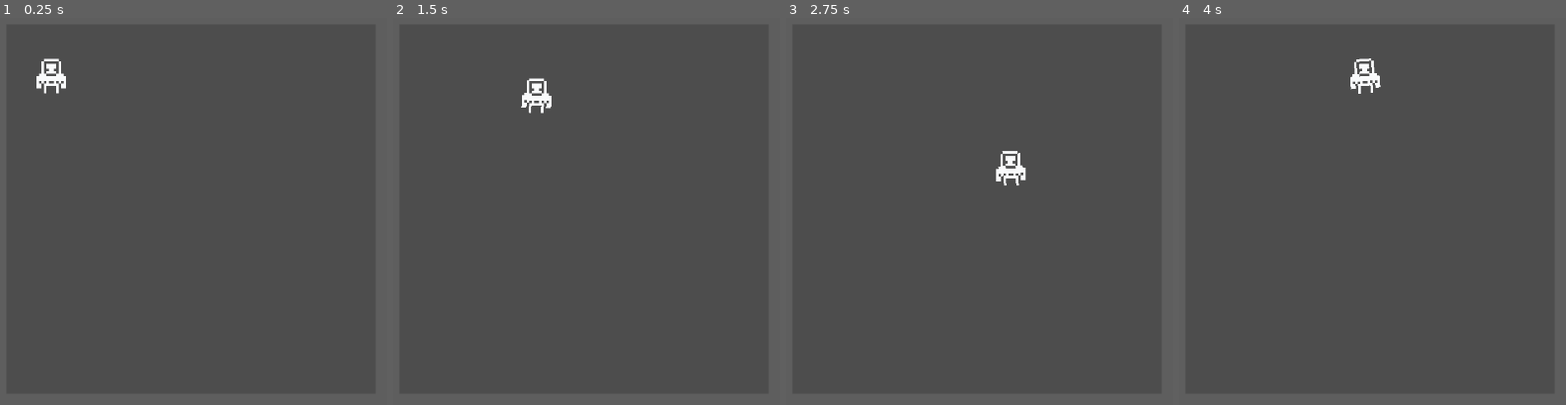
Above: before the commit, frames 1-4 (left to right).
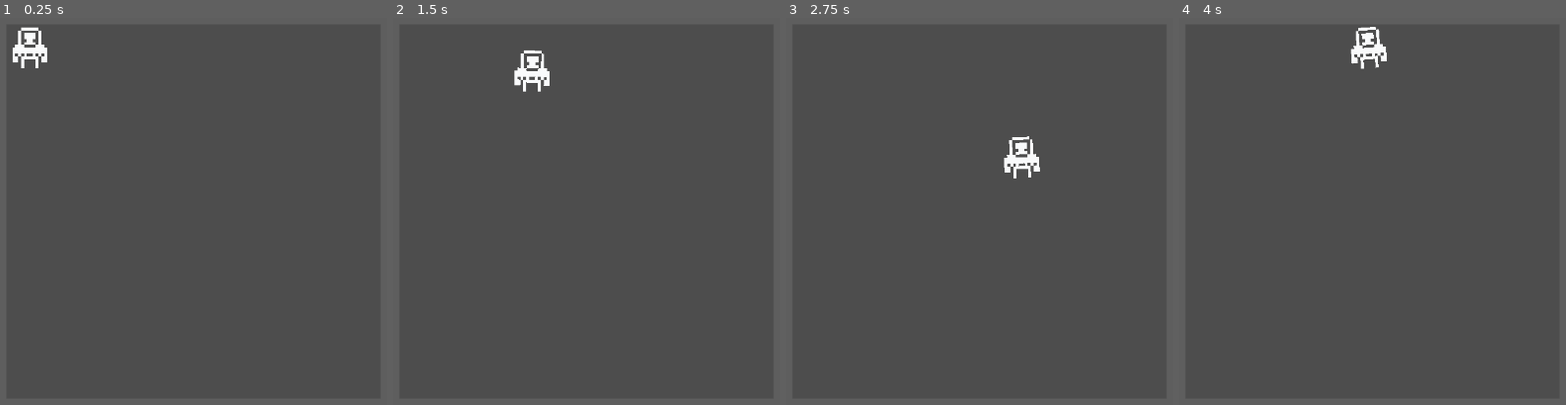
Above: after the commit, the same moments.

Repository: francosorbello/ciclos-jam
Game: Godot game, scene res://main_scene/main.tscn
Same seed, same stepped clock (60 frames per second), same inputs: the game is played once before the commit and once after it.
Inputs:
- Up to frame 1 (0.25 s): no input
- Up to frame 2 (1.5 s): tap Enter at 0.5 s; hold Right (move_right) 0.53-1.28 s; hold Down (move_down) from 1.28 s (still down)
- Up to frame 3 (2.75 s): release Down (move_down) at 2.03 s; hold Right (move_right) from 2.03 s (still down)
- Up to frame 4 (4 s): release Right (move_right) at 2.78 s; hold Up (move_up) 2.78-3.53 s; hold Left (move_left) from 3.53 s (still down)

The runs differ from the first frame. In frame 1, 0.9% of the frame differs, in the area x 3-18%, y 2-20%; in frame 2, 0.8%; in frame 3, 0.7%; in frame 4, 0.9%.

Commit message:
Added button and level sprites for grayboxing

Diff:
--- /dev/null
+++ b/assets/art/greybox_tileset.tres
@@ -0,0 +1,17 @@
+[gd_resource type="TileSet" format=3 uid="uid://bh5i30lof53s8"]
+
+[ext_resource type="Texture2D" uid="uid://f2jak011fiyy" path="res://assets/art/greybox_tiles.png" id="1_64srb"]
+
+[sub_resource type="TileSetAtlasSource" id="TileSetAtlasSource_rlpsw"]
+texture = ExtResource("1_64srb")
+0:0/0 = 0
+0:0/0/physics_layer_0/polygon_0/points = PackedVector2Array(-8, -8, 8, -8, 8, 8, -8, 8)
+1:0/0 = 0
+1:0/0/physics_layer_0/polygon_0/points = PackedVector2Array(-8, -8, 8, -8, 8, 8, -8, 8)
+2:0/0 = 0
+
+[resource]
+physics_layer_0/collision_layer = 2
+physics_layer_0/collision_mask = 2
+physics_layer_1/collision_layer = 1
+sources/0 = SubResource("TileSetAtlasSource_rlpsw")
--- /dev/null
+++ b/levels/rulo/test_level.tscn
@@ -0,0 +1,8 @@
+[gd_scene format=3 uid="uid://ts0y0mhx8pyw"]
+
+[ext_resource type="TileSet" uid="uid://bh5i30lof53s8" path="res://assets/art/greybox_tileset.tres" id="1_qydx4"]
+
+[node name="TestLevel" type="Node2D" unique_id=364233370]
+
+[node name="TileMapLayer" type="TileMapLayer" parent="." unique_id=1926392800]
+tile_set = ExtResource("1_qydx4")
--- a/main_scene/main.tscn
+++ b/main_scene/main.tscn
@@ -31,15 +31,17 @@
 anchor_bottom = 0.5
 offset_left = -300.0
 offset_top = -300.0
-offset_right = 300.0
-offset_bottom = 300.0
+offset_right = 308.0
+offset_bottom = 308.0
 grow_horizontal = 2
 grow_vertical = 2
 stretch = true
 
 [node name="SubViewport" type="SubViewport" parent="Control/SubViewportContainer" unique_id=1650845577]
 handle_input_locally = false
-size = Vector2i(600, 600)
+size = Vector2i(608, 608)
+size_2d_override = Vector2i(128, 128)
+size_2d_override_stretch = true
 render_target_update_mode = 4
 
 [node name="TestScene" parent="Control/SubViewportContainer/SubViewport" unique_id=1340159555 instance=ExtResource("1_p5fyt")]
--- a/player/player.gd
+++ b/player/player.gd
@@ -1,6 +1,6 @@
 extends CharacterBody2D
 
-@export var speed : float = 200
+@export var speed : float = 50
 @export var accel : float = 2
 
 var sprites: Array[PlayerSprite] = []
@@ -17,6 +17,9 @@
 	velocity = FreyaMath.lerp_exp_decay(velocity,direction * speed, 10, delta * accel)
 	move_and_slide()
 
+	position.x = wrapf(position.x, 0, 128)
+	position.y = wrapf(position.y, 0, 128)
+
 
 func _handle_animation(dir_input: Vector2):
 	for sprite in sprites:
--- a/player/player.tscn
+++ b/player/player.tscn
@@ -4,8 +4,8 @@
 [ext_resource type="PackedScene" uid="uid://d0qyskjvhx8j" path="res://player/player_sprite.tscn" id="2_rkbax"]
 
 [sub_resource type="CapsuleShape2D" id="CapsuleShape2D_uvvs6"]
-radius = 26.0
-height = 64.0
+radius = 7.0
+height = 16.0
 
 [node name="Player" type="CharacterBody2D" unique_id=613483278]
 motion_mode = 1
@@ -14,13 +14,4 @@
 [node name="CollisionShape2D" type="CollisionShape2D" parent="." unique_id=938325746]
 shape = SubResource("CapsuleShape2D_uvvs6")
 
-[node name="TopRight" parent="." unique_id=134553868 instance=ExtResource("2_rkbax")]
-
-[node name="TopLeft" parent="." unique_id=1772338161 instance=ExtResource("2_rkbax")]
-position = Vector2(-600, 0)
-
-[node name="DownLeft" parent="." unique_id=1944354686 instance=ExtResource("2_rkbax")]
-position = Vector2(-600, 600)
-
-[node name="DownRight" parent="." unique_id=1216706921 instance=ExtResource("2_rkbax")]
-position = Vector2(0, 600)
+[node name="PlayerSprite" parent="." unique_id=134553868 instance=ExtResource("2_rkbax")]
--- a/project.godot
+++ b/project.godot
@@ -55,6 +55,11 @@
 ]
 }
 
+[layer_names]
+
+2d_physics/layer_1="Wall"
+2d_physics/layer_2="BulletWall"
+
 [physics]
 
 3d/physics_engine="Jolt Physics"
--- a/tests/test_scene.tscn
+++ b/tests/test_scene.tscn
@@ -6,6 +6,6 @@
 [node name="TestScene" type="Node2D" unique_id=1340159555]
 
 [node name="Player" parent="." unique_id=613483278 instance=ExtResource("1_stypt")]
-position = Vector2(73, 84)
+position = Vector2(8, 8)
 
 [node name="WindowSizeReference" parent="." unique_id=1121091131 instance=ExtResource("2_rtd5x")]
--- a/utils/window_size_reference.tscn
+++ b/utils/window_size_reference.tscn
@@ -1,6 +1,5 @@
 [gd_scene format=3 uid="uid://cter2nppyjf66"]
 
 [node name="WindowSizeReference" type="ReferenceRect" unique_id=1121091131]
-offset_right = 600.0
-offset_bottom = 600.0
-border_width = 2.9
+offset_right = 128.0
+offset_bottom = 128.0
Not shown, added: assets/art/button.png.import
Binary file added: assets/art/greybox_tiles.png
Not shown, added: assets/art/greybox_tiles.png.import
Binary file added: assets/button.aseprite
Binary file added: assets/greybox_tiles.aseprite
Binary file changed: player/spaceman.png
Not shown, added: assets/sound/.gitkeep
